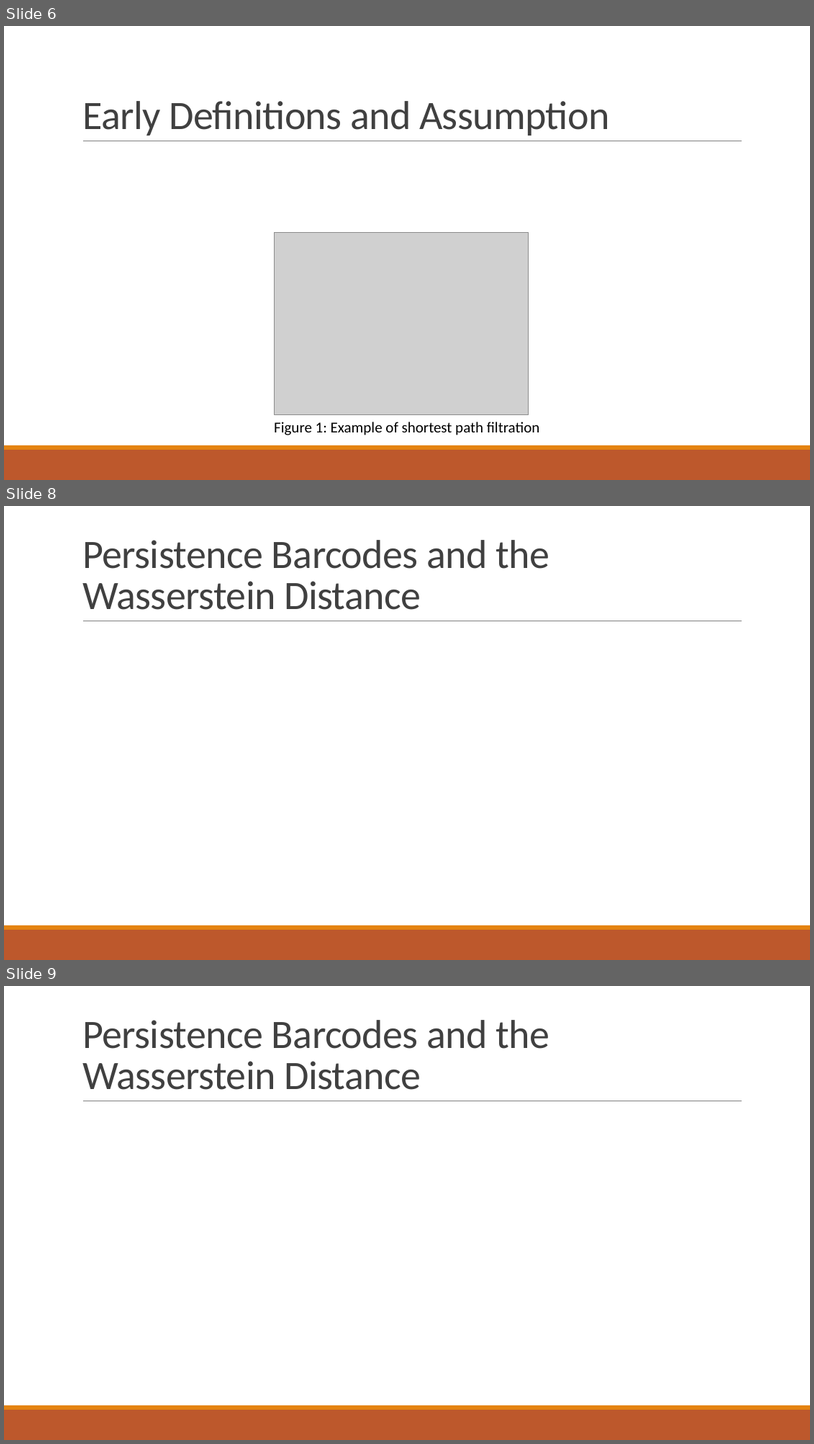
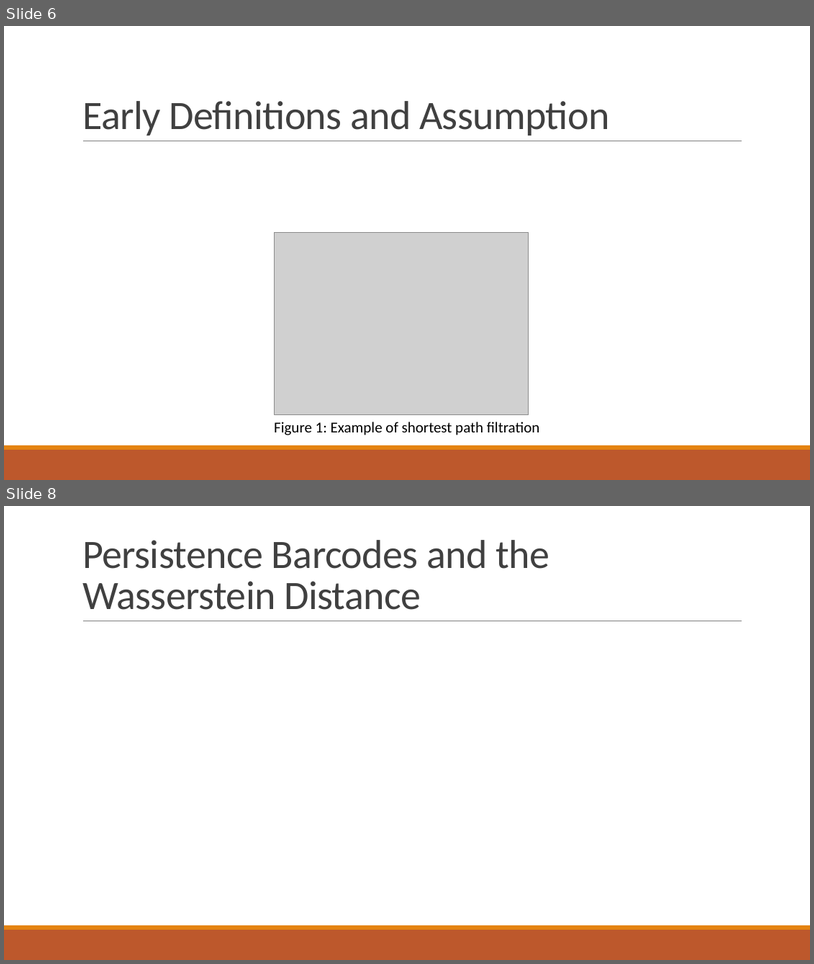
Before and after one commit to MartinSkilleter/Zigzag-Persistent-Homology, a slide deck: TDA Presentation/TDA Presentation Slides.pptx. Shown one above the other, each under a label of ours: slides 6, 8 and 9 before the commit, slides 6 and 8 after it; the slides between them are not shown. The pictures are 814x1444 and 814x964 pixels, drawn with LibreOffice and Linux fonts; fonts in the diff are those of the drawing; grey boxes stand for pictures. Boxes give left, top, right and bottom in pixels: in the first picture for what was removed or moved away, otherwise in the second. Text is boxed around its words. In the diff, an @@ line names an element or a change of style, - is before the commit and + after.

```diff
--- a/TDA Presentation/TDA Presentation Slides.pptx
+++ b/TDA Presentation/TDA Presentation Slides.pptx
@@ slide 8 removed at (x1=4, y1=506, x2=810, y2=960), background #FFFFFF; not listed: 3 template elements that a slide beside it also shows @@
@@ title removed at (x1=82, y1=540, x2=550, y2=610) @@
-Persistence Barcodes and the Wasserstein Distance
@@ what was slide 9 is now slide 8 @@
```
Also in this commit, not shown: 1 slide changed, 2 other slides removed, 2 other files.
